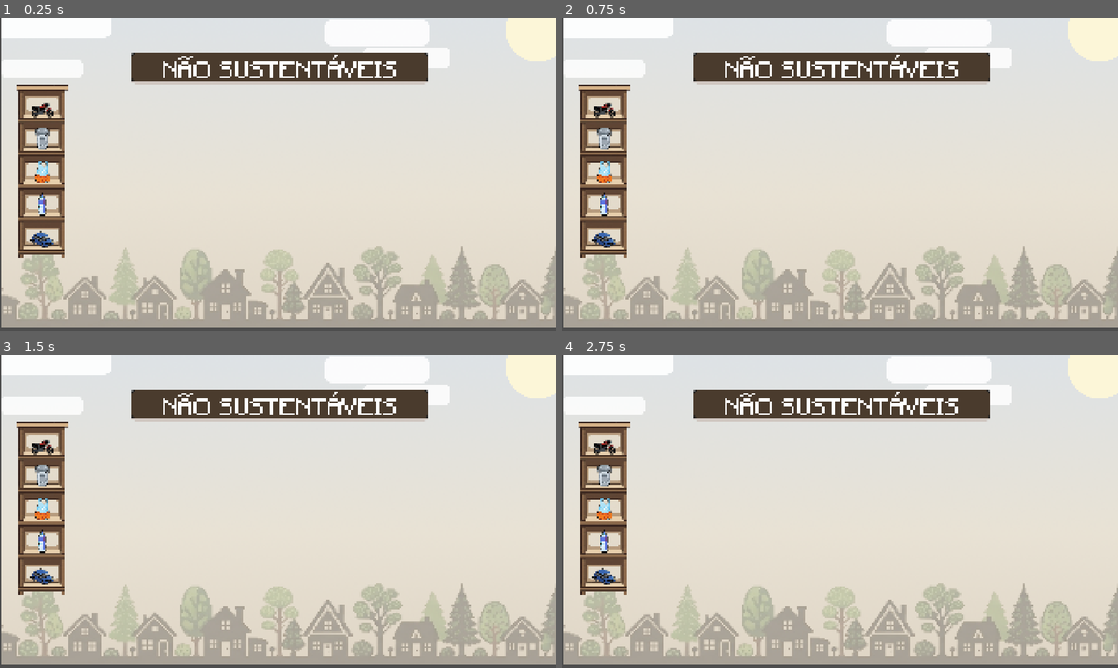
Above: before the commit, frames 1-4 (two rows, left to right).
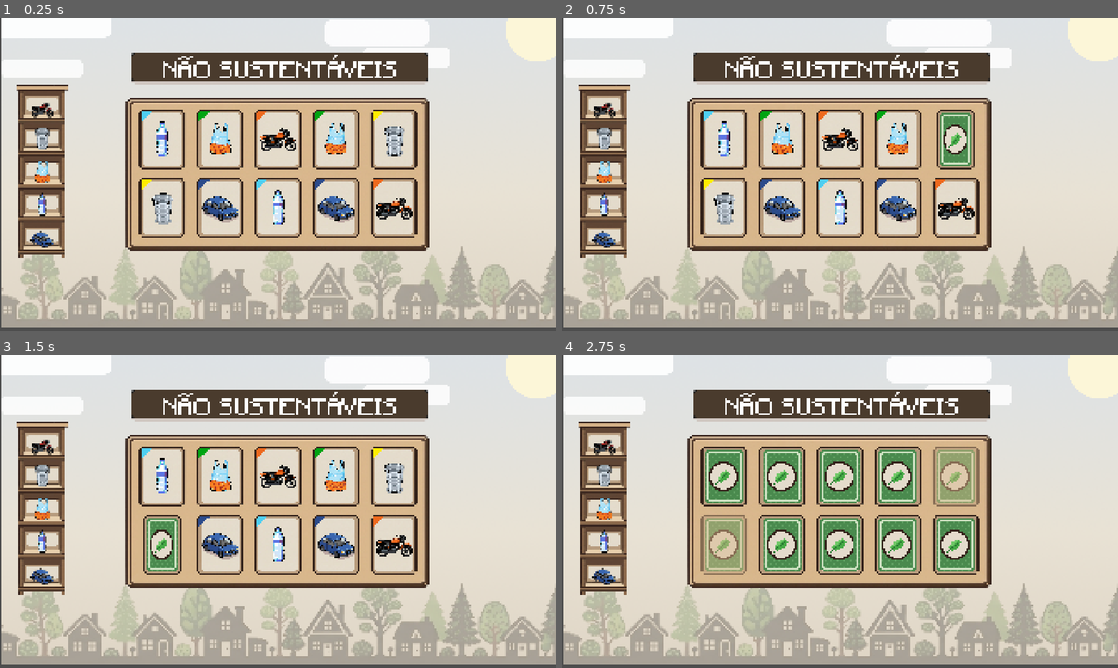
Above: after the commit, the same moments.

Repository: Matthh-hmv/logica-verde
Game: Godot game, scene res://cenas/fase_1_1.tscn
Same seed, same stepped clock (60 frames per second), same inputs: the game is played once before the commit and once after it. The project has no main scene, so this scene is started directly.
Inputs (mouse positions are in pixels of both pictures, inside the frame that each line leads up to):
- Up to frame 1 (0.25 s): no input
- Up to frame 2 (0.75 s): tap Enter at 0.5 s; move the mouse to (962, 158) at 0.52 s; click (962, 158) at 0.67 s
- Up to frame 3 (1.5 s): move the mouse to (166, 527) at 1.27 s; click (166, 527) at 1.42 s
- Up to frame 4 (2.75 s): move the mouse to (895, 442) at 2.02 s; click (895, 442) at 2.17 s

The runs differ from the first frame. In frame 1, 18% of the frame differs, in the area x 22-78%, y 25-75%; in frame 2, 19%; in frame 3, 19%; in frame 4, 24%.

Commit message:
Criação da fase 1.1
Criação da fase 1.1 e do mecanismo que vai ser utilizado no jogo da memória.

Diff:
--- a/cenas/areateste.tscn
+++ /dev/null
@@ -1,3 +0,0 @@
-[gd_scene format=3 uid="uid://broy0gftnu50i"]
-
-[node name="areateste" type="Node2D" unique_id=2078525397]
--- a/cenas/carta_base.tscn
+++ b/cenas/carta_base.tscn
@@ -72,6 +72,7 @@
 }
 
 [node name="CartaBase" type="Area2D" unique_id=1900686051]
+position = Vector2(405, 525)
 script = ExtResource("1_11otk")
 
 [node name="Colisão" type="CollisionShape2D" parent="." unique_id=1451870887]
--- a/cenas/fase_1_1.tscn
+++ b/cenas/fase_1_1.tscn
@@ -1,6 +1,7 @@
 [gd_scene format=3 uid="uid://gy8ewridyjut"]
 
 [ext_resource type="Texture2D" uid="uid://ctgijae5o7blq" path="res://Assets/Fundos e telas/Fase 1_1.png" id="1_va754"]
+[ext_resource type="PackedScene" uid="uid://btlmvi375ayuw" path="res://cenas/tabuleiroMemoria.tscn" id="2_x7jwy"]
 
 [node name="Fase 1_1" type="Node2D" unique_id=1262477397]
 
@@ -13,3 +14,5 @@
 offset_right = 1926.0
 offset_bottom = 1071.0
 texture = ExtResource("1_va754")
+
+[node name="Tabuleiro" parent="." unique_id=147842450 instance=ExtResource("2_x7jwy")]
--- /dev/null
+++ b/cenas/tabuleiroMemoria.tscn
@@ -0,0 +1,19 @@
+[gd_scene format=3 uid="uid://btlmvi375ayuw"]
+
+[ext_resource type="Script" uid="uid://b801cnqrki26i" path="res://scripts/tabuleiroMemoria.gd" id="1_o7njt"]
+[ext_resource type="Texture2D" uid="uid://co48q5gs7j6n6" path="res://Assets/Cartas/TabuleiroVazio.png" id="2_4eyu8"]
+
+[node name="Tabuleiro" type="Node2D" unique_id=147842450]
+script = ExtResource("1_o7njt")
+metadata/_edit_vertical_guides_ = [960.0]
+metadata/_edit_horizontal_guides_ = [540.0]
+
+[node name="CanvasLayer" type="CanvasLayer" parent="." unique_id=1862421625]
+layer = -1
+
+[node name="TextureRect" type="TextureRect" parent="CanvasLayer" unique_id=1129147994]
+offset_left = 433.0
+offset_top = 276.0
+offset_right = 1482.0
+offset_bottom = 803.0
+texture = ExtResource("2_4eyu8")
--- a/scripts/carta_base.gd
+++ b/scripts/carta_base.gd
@@ -1,11 +1,17 @@
 extends Area2D
 class_name CartaBase
+
+signal clicked(carta: CartaBase)
 
 @onready var anim: AnimationPlayer = $Anim
 @onready var textura_frente: Sprite2D = $TexturaFrente
 
 var isFlipped: bool = false
-var listaTexturaNãoRenovaveis:Dictionary = {
+var isLocked: bool = false
+
+var id:int = -1
+
+var listaTexturaNaoRenovaveis:Dictionary = {
 	0: "res://Assets/Cartas/cartaCarro.png",
 	1: "res://Assets/Cartas/cartaCopoPlastico.png",
 	2: "res://Assets/Cartas/cartaGarrafaPlastico.png",
@@ -14,16 +20,47 @@
 }
 
 func _ready() -> void:
-	randomize()
-	var id = randi_range(0,4)
-	textura_frente.texture = load(listaTexturaNãoRenovaveis[id])
+	pass
 
 
 func _input_event(_viewport: Viewport, event: InputEvent, _shape_idx: int) -> void:
-		if event is InputEventMouseButton and event.pressed:
-			if isFlipped == false:
-				anim.play("mostraCarta")
-				isFlipped = true
-			else:
-				anim.play("escondeCarta")
-				isFlipped = false
+	if isLocked:
+		return
+
+	if event is InputEventMouseButton and event.pressed:
+		emit_signal("clicked", self)
+
+
+#TEXTURA DAS CARTAS
+
+func setTextura(newId:int) -> void:
+	id = newId
+	setTexturaId()
+	await get_tree().create_timer(1.5).timeout
+	anim.play("escondeCarta")
+	isFlipped = false
+	isLocked = false
+
+func setTexturaId() -> void: #muda a textura da carta
+	if not listaTexturaNaoRenovaveis.has(id):
+		print("Nao achou o id")
+		return
+	textura_frente.texture = load(listaTexturaNaoRenovaveis[id])
+
+func aberta() -> void: #carta fechada
+	if isLocked or isFlipped:
+		return
+	isFlipped = true
+	anim.play("mostraCarta")
+
+func fechada() -> void: #carta aberta
+	if isLocked:
+		return
+	isFlipped = false
+	anim.play("escondeCarta")
+
+func par() -> void: #par achado da carta
+	isFlipped = true
+	isLocked = true
+	var tween:= create_tween()
+	tween.tween_property(self, "modulate:a", 0.5, 0.3)
--- /dev/null
+++ b/scripts/tabuleiroMemoria.gd
@@ -0,0 +1,102 @@
+extends Node2D
+class_name TabuleiroMemoria
+
+const CARTACENA:= preload("res://cenas/carta_base.tscn")
+
+var colunas:int = 5 #colunas das cartas
+var linhas:int = 2 #linhas das cartas
+var espacamentoCarta: = Vector2(200, 235) #espaçamento entre as cartas
+
+var cartaSelecionada:Array[CartaBase] = []
+var lockInput:bool = false
+
+var comparaCarta:Timer
+var comparaDelay:float = 0.6
+
+func _ready() -> void:
+	criaTabuleiro()
+	setupTimer()
+
+func criaTabuleiro() -> void:
+
+	var pares:Array[int] = criaPares() #!Pode passar como parametro o nivel
+	if pares.is_empty():
+		return
+
+	var index:= 0
+
+	for y in range(linhas):
+		for x in range(colunas):
+			if index >= pares.size():
+				return
+
+			var carta: CartaBase = CARTACENA.instantiate()
+			add_child(carta)
+			carta.setTextura(pares[index])
+			index += 1
+			carta.scale = Vector2(0.2, 0.2)
+			carta.position = Vector2(
+				560 + x * espacamentoCarta.x,
+				420 + y * espacamentoCarta.y
+			)
+			carta.clicked.connect(cartaClicada)
+
+#Cria os pares de cartas
+
+func criaPares() -> Array[int]:
+	var totalCartas:= colunas * linhas
+
+	if totalCartas % 2 != 0:
+			push_error("Total de cartas não é par")
+			return []
+
+	var pares:Array[int] = []
+
+	for i in range(totalCartas/2):
+		pares.append(i)
+		pares.append(i)
+
+	pares.shuffle()
+	return pares
+
+#Clicou na carta
+func cartaClicada(carta: CartaBase) -> void:
+	if lockInput:
+		return
+
+	if carta.isFlipped or carta.isLocked:
+		return
+
+	carta.aberta()
+	cartaSelecionada.append(carta)
+
+	if cartaSelecionada.size() == 2:
+		lockInput = true
+		comparaCarta.start()
+
+func setupTimer() -> void:
+	comparaCarta = Timer.new()
+	comparaCarta.wait_time = comparaDelay
+	comparaCarta.one_shot = true
+	add_child(comparaCarta)
+	comparaCarta.timeout.connect(comparaTimeout)
+
+
+func comparaTimeout() -> void:
+	if cartaSelecionada.size() < 2:
+		lockInput = false
+		cartaSelecionada.clear()
+		return
+
+	var a:= cartaSelecionada[0]
+	var b:= cartaSelecionada[1]
+
+	if a.id == b.id:
+		a.par()
+		b.par()
+	else:
+		a.fechada()
+		b.fechada()
+
+	cartaSelecionada.clear()
+	lockInput = false
Binary file changed: Assets/Cartas/Tabuleiro.png
Binary file added: Assets/Cartas/TabuleiroVazio.png
Not shown, added: Assets/Cartas/TabuleiroVazio.png.import
Not shown: 1 places in cenas/carta_base.tscn that only renumber resources
Not shown, added: scripts/tabuleiroMemoria.gd.uid
